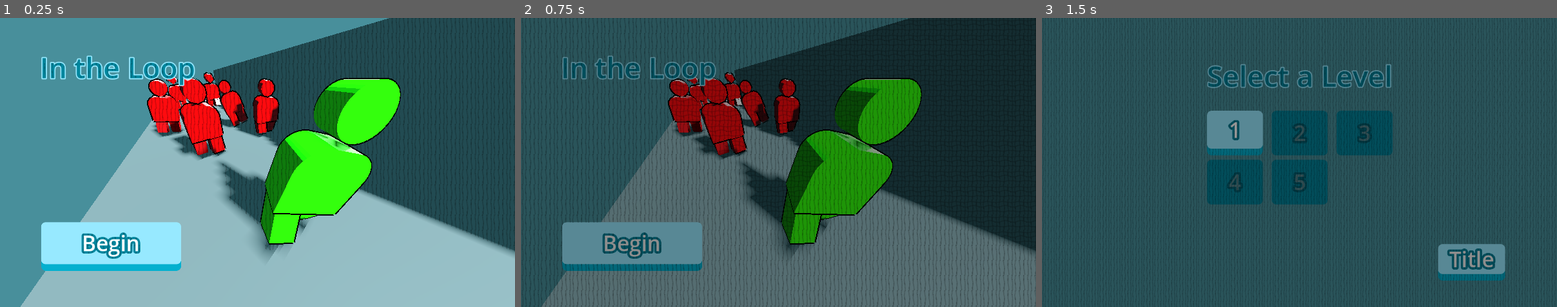
Above: before the commit, frames 1-3 (left to right).
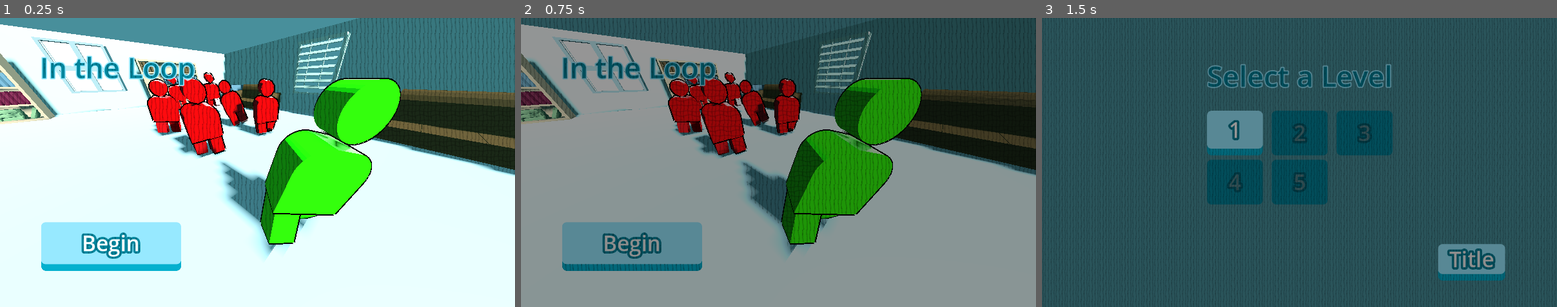
Above: after the commit, the same moments.

Repository: NewspaperTheCat/GMTK2025
Game: Godot game, scene res://Navigation/game_controller.tscn
Two runs of this game, one before a commit and one after it. Both use one fixed random seed, a clock stepped at 60 frames per second and the inputs below.
Inputs:
- Up to frame 1 (0.25 s): no input
- Up to frame 2 (0.75 s): click "Begin" at 0.5 s
- Up to frame 3 (1.5 s): click "Title" at 1.25 s

The runs differ from the first frame. In frame 1, 77% of the frame differs, in the area x 0-100%, y 0-100%; in frame 2, 72%; in frame 3, nothing differs.

Commit message:
Victory and Defeat sequence

Diff:
--- a/Elements/camera_rig.gd
+++ b/Elements/camera_rig.gd
@@ -2,7 +2,7 @@
 
 @export var camera_move_duration = .75;
 @export var camera_velocity_curve : Curve
-@export var camera_follow_extent = .5;
+@export var camera_follow_extent = .85;
 
 @onready var follow: PathFollow3D = $PathFollow
 @onready var camera: Camera3D = $PathFollow/Camera3D
@@ -45,7 +45,28 @@
 	moving = true
 	move_dir = 1
 
+func close_up(target: Grimblo):
+	camera.near = .3
+	#var curve = Curve3D.new()
+	#curve.add_point(target.close_up.global_position)
+	#curve.add_point(camera.global_position, Vector3.ZERO, Vector3(0, 2, 0))
+	#self.curve = curve
+	#target_rot = target.close_up.global_rotation
+	#resting_rot = camera.global_rotation
+
+	#moving = true
+	#move_dir = -1
+
+	camera.global_position = target.close_up.global_position
+	camera.look_at(target.global_position + Vector3.UP * target.close_up.position.y)
+
 func return_to_resting():
+	camera.near = 1
+
+	self.curve.set_point_position(0, resting_pos)
+	self.curve.set_point_in(0, Vector3.ZERO)
+	self.curve.set_point_out(0, Vector3(0, -3, 0))
+
 	moving = true
 	move_dir = -1
 
--- a/Elements/camera_rig.tscn
+++ b/Elements/camera_rig.tscn
@@ -18,7 +18,6 @@
 curve = SubResource("Curve3D_d7yol")
 script = ExtResource("1_c3s8v")
 camera_velocity_curve = SubResource("Curve_w5t0j")
-camera_follow_extent = 0.85
 
 [node name="PathFollow" type="PathFollow3D" parent="."]
 transform = Transform3D(0.999993, 0, 0, 0, 0.999974, 0, 0, 0, 0.999971, 0, 7, 6.25)
--- a/Elements/grimblo.gd
+++ b/Elements/grimblo.gd
@@ -11,6 +11,7 @@
 
 @onready var animation_player: AnimationPlayer = $Character/AnimationPlayer
 @onready var label: Label3D = $LabelPivot/Label3D
+@onready var close_up: Node3D = $CloseUp # Accessed externally by camera rig
 
 @export var direction : Vector3
 var hasClicked := false
--- a/Elements/grimblo.tscn
+++ b/Elements/grimblo.tscn
@@ -202,3 +202,6 @@
 transform = Transform3D(-1, 0, -8.74228e-08, 0, 1, 0, 8.74228e-08, 0, -1, 0, 0, 0)
 visible = false
 text = "Hello!!"
+
+[node name="CloseUp" type="Node3D" parent="."]
+transform = Transform3D(1, 0, 0, 0, 1, 0, 0, 0, 1, 0, 0.341, -0.5)
--- a/Elements/player.gd
+++ b/Elements/player.gd
@@ -119,21 +119,28 @@
 
 	var openers = ["Keep quiet about this", "Between you and me", "Don't tell anyone", "On the down low", "Psst, hey", "Codeword: Grimblo"]
 	var dialogue: Array[String]
+	var close_up_index = -1
+	var jingle = -1
 	var result: int # 0 = pass ; 1 = win ; 2 = lose
 
 	if holds_opp:
 		result = 2
 		var enemy_responses := ["You don't say >:)", "The world needs to know", "I'm a bit of a blabbermouth", "You're so busted"]
 		dialogue = [openers.pick_random(), enemy_responses.pick_random(), "uh oh...", "HEY EVERYONE!!"]
+		close_up_index = 3
+		jingle = 0
 	elif to_win:
 		result = 1
-		dialogue = ["A little birdy told me...", "!!!!!"]
+		var victory_openers = ["A little birdy told me...", "I got something for you"]
+		dialogue = [victory_openers.pick_random(), "!!!!!"]
+		close_up_index = 1
+		jingle = 1
 	else:
 		result = 0
 		var neutral_responses = ["Safe with me", "Not a word", "Lips are sealed", "Aye aye, captain", "Roger that", "Silent as the night"]
 		dialogue = [openers.pick_random(), neutral_responses.pick_random()]
 
-	await play_dialogue(secret_holder, chosen_recipient, dialogue)
+	await play_dialogue(secret_holder, chosen_recipient, dialogue, close_up_index, jingle)
 
 	if result == 0:
 		chosen_recipient.activeAlignment = Grimblo.alignment.ACTIVE
@@ -150,10 +157,13 @@
 	elif result == 2:
 		scene_redirect._to_select()
 
-func play_dialogue(initiator: Grimblo, recipient: Grimblo, transcript: Array[String]):
+func play_dialogue(initiator: Grimblo, recipient: Grimblo, transcript: Array[String], close_up_index: int = -1, jingle = -1):
 	var speaker: Grimblo
 	for i in range(transcript.size()):
 		speaker = initiator if i % 2 == 0 else recipient
+		if i == close_up_index:
+			Global.camera_rig.close_up(speaker)
+			if jingle > -1: Global.audio_controller.play_jingle(jingle)
 		speaker.say(transcript[i])
 		await speaker.done_speaking
 
--- a/Navigation/game_controller.tscn
+++ b/Navigation/game_controller.tscn
@@ -34,6 +34,6 @@
 
 [node name="AudioController" type="AudioStreamPlayer" parent="."]
 stream = ExtResource("5_cp2b6")
-volume_db = -8.0
+volume_db = -6.0
 autoplay = true
 script = ExtResource("6_osaii")
--- a/Navigation/title.tscn
+++ b/Navigation/title.tscn
@@ -6,12 +6,7 @@
 [ext_resource type="Theme" uid="uid://cs11afo5dvmke" path="res://UI/button_theme.tres" id="3_f6gwl"]
 [ext_resource type="Material" uid="uid://dic817itim346" path="res://Materials/EnemyGrimblo.tres" id="3_ny8t6"]
 [ext_resource type="Environment" uid="uid://c24ex8sf28aiu" path="res://UI/camera_environment.tres" id="4_f6gwl"]
-
-[sub_resource type="BoxMesh" id="BoxMesh_767tf"]
-size = Vector3(3, 0.2, 10)
-
-[sub_resource type="BoxMesh" id="BoxMesh_f6gwl"]
-size = Vector3(0.25, 3, 10)
+[ext_resource type="PackedScene" path="res://art/level1Visual.tscn" id="5_k83qo"]
 
 [sub_resource type="Shader" id="Shader_3qeqw"]
 code = "// NOTE: Shader automatically converted from Godot Engine 4.4.1.stable's StandardMaterial3D.
@@ -105,13 +100,6 @@
 
 [node name="BackgroundScene" type="Node3D" parent="."]
 
-[node name="MeshInstance3D" type="MeshInstance3D" parent="BackgroundScene"]
-mesh = SubResource("BoxMesh_767tf")
-
-[node name="MeshInstance3D2" type="MeshInstance3D" parent="BackgroundScene"]
-transform = Transform3D(1, 0, 0, 0, 1, 0, 0, 0, 1, 1.42267, 0, 0)
-mesh = SubResource("BoxMesh_f6gwl")
-
 [node name="DirectionalLight3D" type="DirectionalLight3D" parent="BackgroundScene"]
 transform = Transform3D(0.932324, -0.200651, 0.300852, 0, 0.831944, 0.554859, -0.361625, -0.517308, 0.775642, 7.49374, 2.64631, 4.13612)
 shadow_enabled = true
@@ -120,6 +108,9 @@
 transform = Transform3D(0.886751, 0.254647, -0.38578, 0.00201258, 0.832443, 0.554108, 0.462242, -0.492132, 0.737657, -0.520511, 1.02901, 3.95388)
 environment = ExtResource("4_f6gwl")
 fov = 99.0331
+
+[node name="Level1" parent="BackgroundScene" instance=ExtResource("5_k83qo")]
+transform = Transform3D(0.0597181, 0, -0.242763, 0, 0.25, 0, 0.242763, 0, 0.0597181, -3.5613, 0.690385, 2.43574)
 
 [node name="Grimblo" parent="BackgroundScene" instance=ExtResource("2_4q1p3")]
 transform = Transform3D(0.915928, 0.225991, -0.331667, -0.23955, 0.970884, 0, 0.32201, 0.079451, 0.943396, 0, 0.595109, 3.61964)
--- a/audio_controller.gd
+++ b/audio_controller.gd
@@ -18,6 +18,10 @@
 
 var synth_pop_folder_path = "res://Audio/SFX/SynthPops/"
 var synth_pop_array = []
+
+const DEFEAT_JINGLE = preload("res://Audio/DefeatJingle.wav")
+const VICTORY_JINGLE = preload("res://Audio/VictoryJingle.wav")
+var jingles = [DEFEAT_JINGLE, VICTORY_JINGLE]
 
 func _ready() -> void:
 	Global.audio_controller = self
@@ -41,11 +45,18 @@
 	audio.stream = sfx_array.pick_random()
 	source.add_child(audio)
 	audio.play()
+	return audio
 
-func generate_sfx_universal(sfx_array: Array, gain: float = 0, pitch_min: float = 1, pitch_max: float = pitch_min):
+func generate_sfx_universal(sfx_array: Array, gain: float = 0, pitch_min: float = 1, pitch_max: float = pitch_min) -> AudioStreamPlayer:
 	var audio : AudioStreamPlayer = AUDIO_STREAM.instantiate()
 	audio.pitch_scale = randf_range(pitch_min, pitch_max)
 	audio.volume_db = gain
 	audio.stream = sfx_array.pick_random()
 	add_child(audio)
 	audio.play()
+	return audio
+
+func play_jingle(tone: int):
+	volume_db = -20
+	await generate_sfx_universal([jingles[tone]], -4).finished
+	volume_db = -6
Not shown, added: Audio/DefeatJingle.wav.import
Not shown, added: Audio/VictoryJingle.wav.import
Not shown: 1 places in Navigation/title.tscn that only renumber resources
Not shown, added: Audio/DefeatJingle.wav
Not shown, changed: Audio/InTheLoopTheme.wav
Not shown, added: Audio/VictoryJingle.wav
